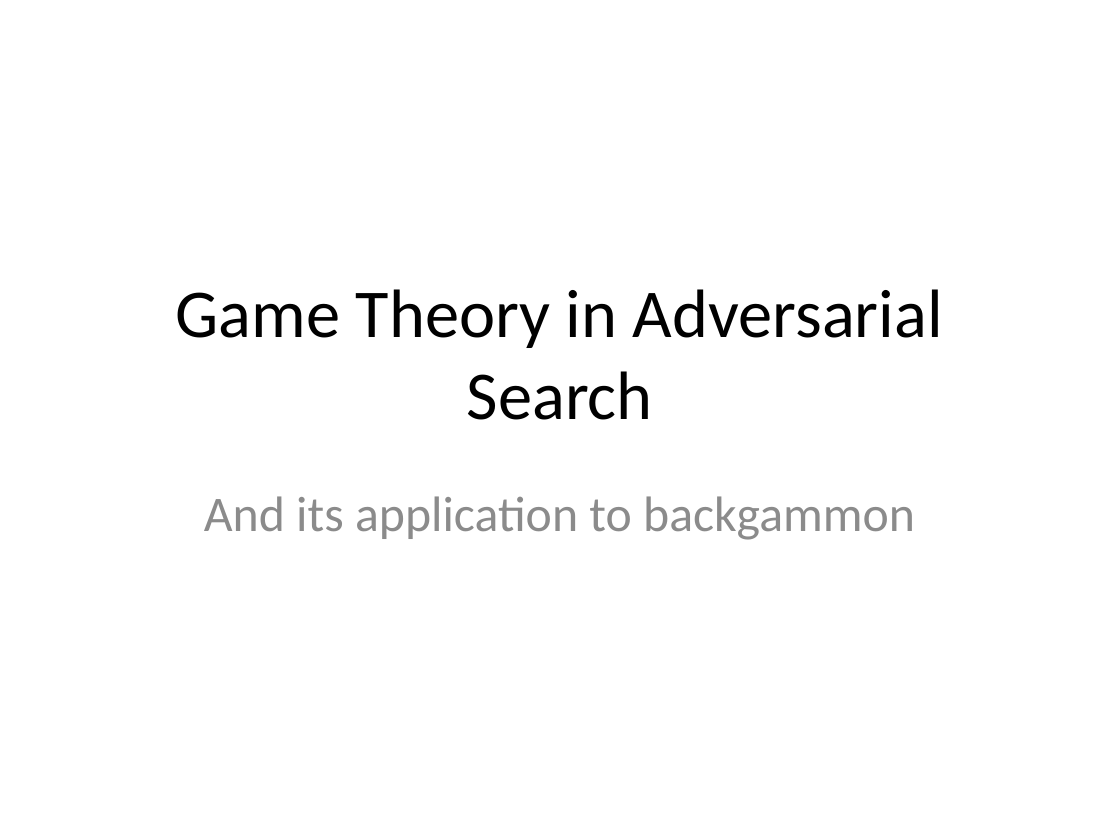
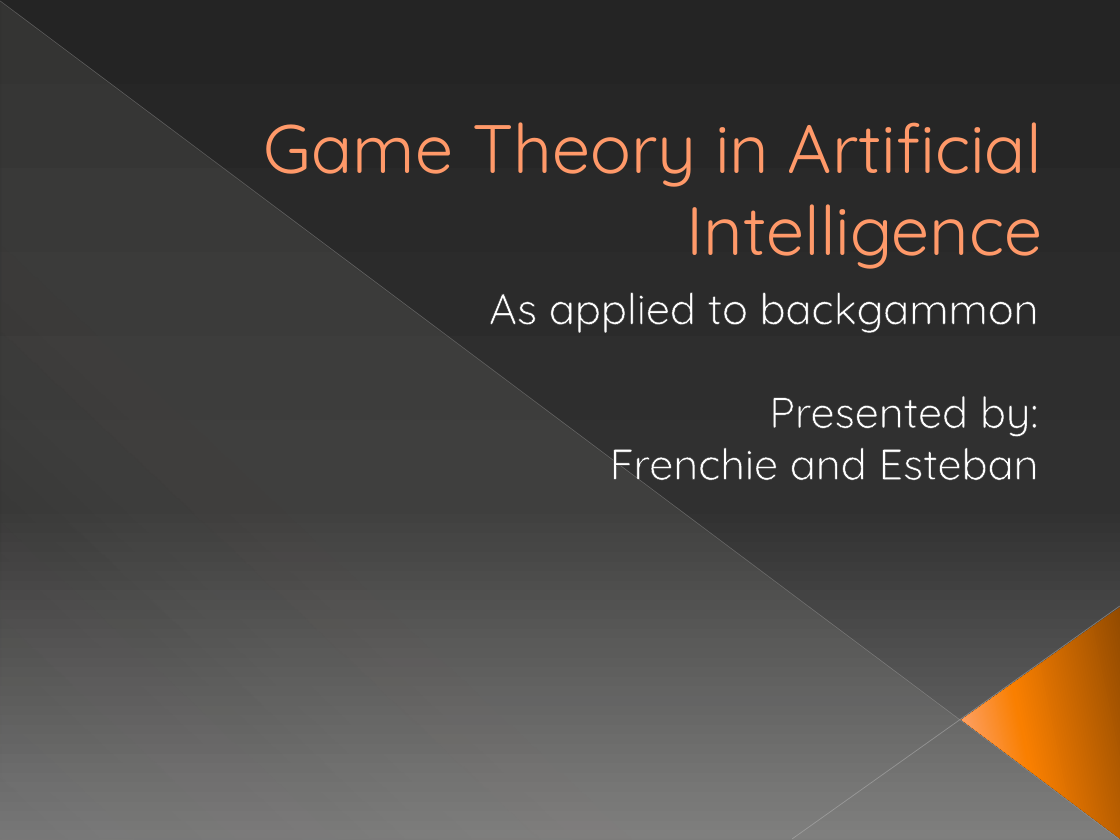
Before and after one commit to SteveC90/backgammon, a slide deck: slide 1 of Game Theory in Adversarial Search.pptx. Drawn at 1120x840 pixels with LibreOffice and Linux fonts; fonts in the diff are those of the drawing. Boxes give left, top, right and bottom in pixels: in the first picture for what was removed or moved away, otherwise in the second. Text is boxed around its words. In the diff, an @@ line names an element or a change of style, - is before the commit and + after.

```diff
--- a/Game Theory in Adversarial Search.pptx
+++ b/Game Theory in Adversarial Search.pptx
@@ background #FFFFFF to gradient #242424 to #303030 to #767676 @@
@@ line added from (0, 1) to (1119, 839), #B6B6B6 0.39 pt @@
@@ right triangle added at (1, 2, 1119, 840), fill gradient #E3DED1 @@
@@ title "Game Theory in Artificial Intelligence" at (263, 122, 1043, 269): vertical alignment middle to bottom @@
@@ title at (263, 122, 1043, 269): text changed; font Calibri to Quicksand; text colour #000000 to #FF9B6A @@
-Game Theory in Adversarial Search
+Game Theory in Artificial Intelligence
@@ subtitle at (489, 292, 1039, 491): text changed; size 32 to 27.8 pt; font Calibri to Quicksand; text colour #8C8C8C to #FFFFFF @@
-And its application to backgammon
+As applied to backgammon
+Presented by:
+Frenchie and Esteban
@@ line added from (1120, 606) to (792, 839), #BFBFBF 0.47 pt @@
@@ triangle added at (962, 608, 1120, 839), fill gradient #944B00 to #F97F00 to #FFAE8D @@
```
Also in this commit, not shown: 8 other slides changed, 4 slides added.
